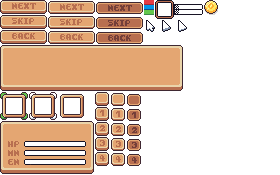
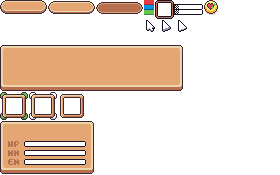
Layers edited between the first and the second (280, 175) image:
added layer "Layer 72" above "Layer 71" over [96, 2, 143, 14]
added layer "Layer 71" above "Layer 70" over [48, 1, 95, 14]
added layer "Layer 70" above "Layer 73" over [0, 0, 47, 14]
renamed "Layer 27" to "Layer 73", hid it, moved it out of group "Group 1" over [0, 0, 143, 44]
renamed "Layer 60" to "Layer 69", painted on it over [0, 0, 216, 166]
removed layer "Layer 61" over [95, 107, 141, 166]
removed group "Group 1" (6 layers) over [0, 0, 216, 120]
removed layer "Layer 39" from group "Group 1" over [207, 3, 216, 10]
